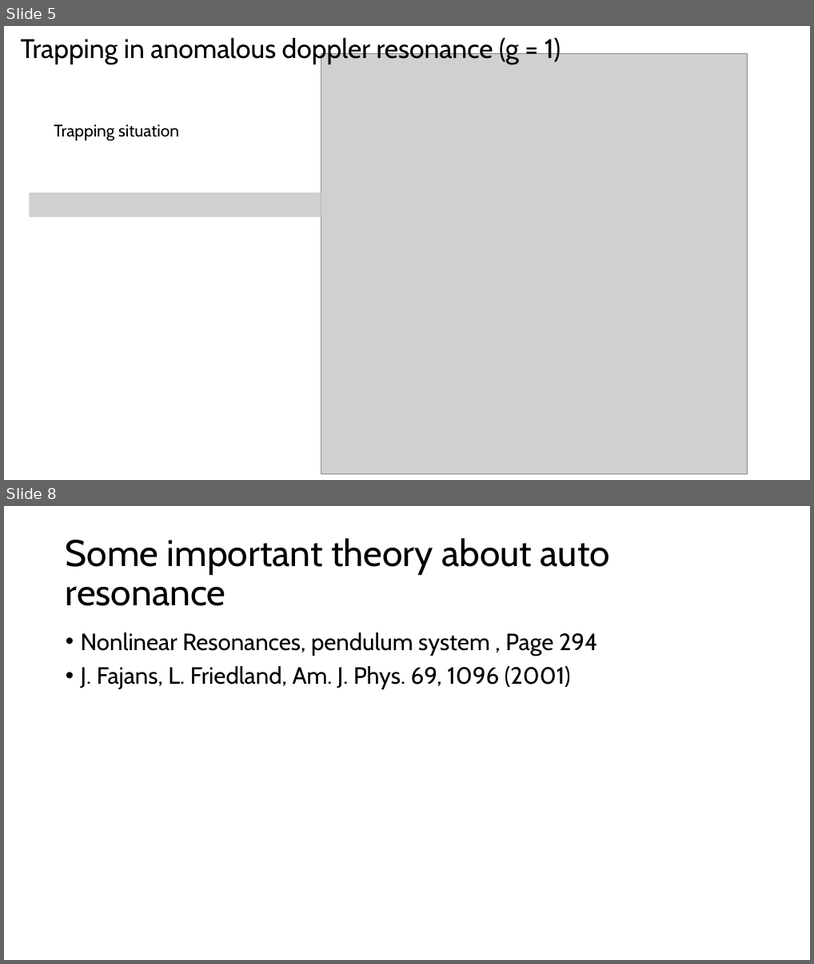
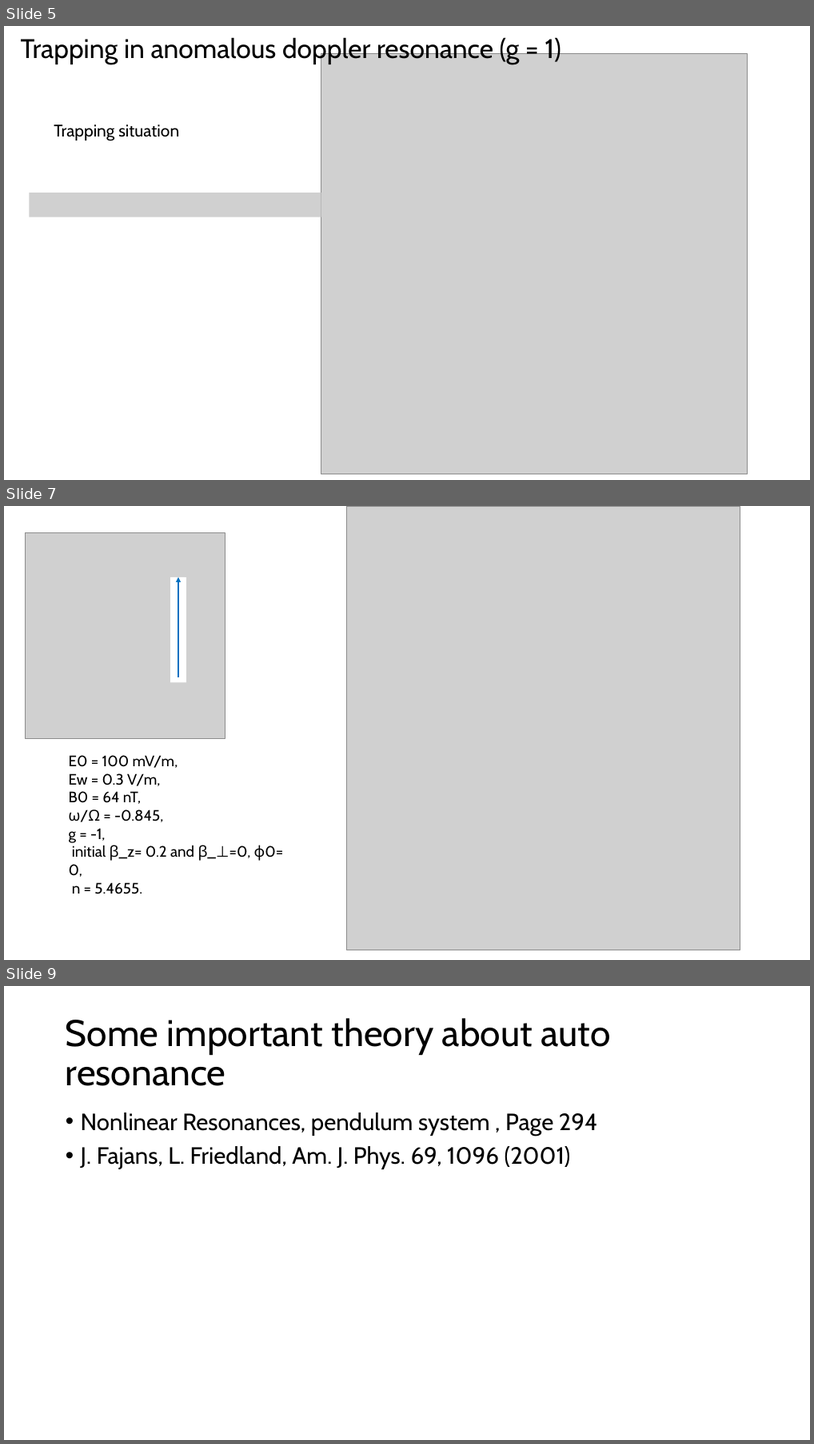
Before and after one commit to USTC-star/computer_share, a slide deck: paper modification/papers/Trapping analysis of a magnetic electron.pptx. Shown one above the other, each under a label of ours: slides 5 and 8 before the commit, slides 5, 7 and 9 after it; the slides between them are not shown. The pictures are 814x964 and 814x1444 pixels, drawn with LibreOffice and Linux fonts; fonts in the diff are those of the drawing; grey boxes stand for pictures. Boxes give left, top, right and bottom in pixels: in the first picture for what was removed or moved away, otherwise in the second. Text is boxed around its words. In the diff, an @@ line names an element or a change of style, - is before the commit and + after.

```diff
--- a/paper modification/papers/Trapping analysis of a magnetic electron.pptx
+++ b/paper modification/papers/Trapping analysis of a magnetic electron.pptx
@@ slide 7 added at [4, 506, 810, 960], background #FFFFFF @@
@@ picture added at [347, 506, 740, 949] @@
@@ group added at [25, 533, 225, 739]: 2 pictures, 1 rectangle, 1 arrow @@
@@ text added at [69, 755, 251, 894], 18 pt, text #000000 @@
+E0 = 100 mV/m,
+Ew = 0.3 V/m,
+B0 = 64 nT,
+ω/Ω = -0.845,
+g = -1,
+initial β_z= 0.2 and β_⊥=0, ϕ0= 0,
+n = 5.4655.
@@ what was slide 8 is now slide 9 @@
```
Also in this commit, not shown: 1 slide changed, 1 other slide added, 1 slide removed, 1 other file.
